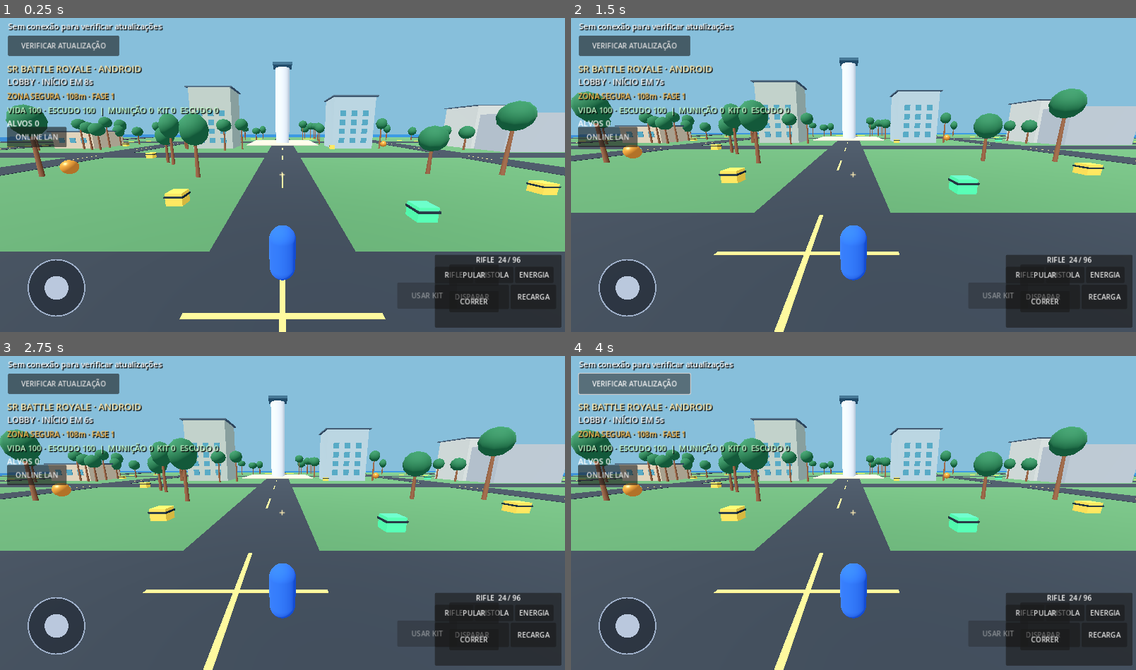
Above: before the commit, frames 1-4 (two rows, left to right).
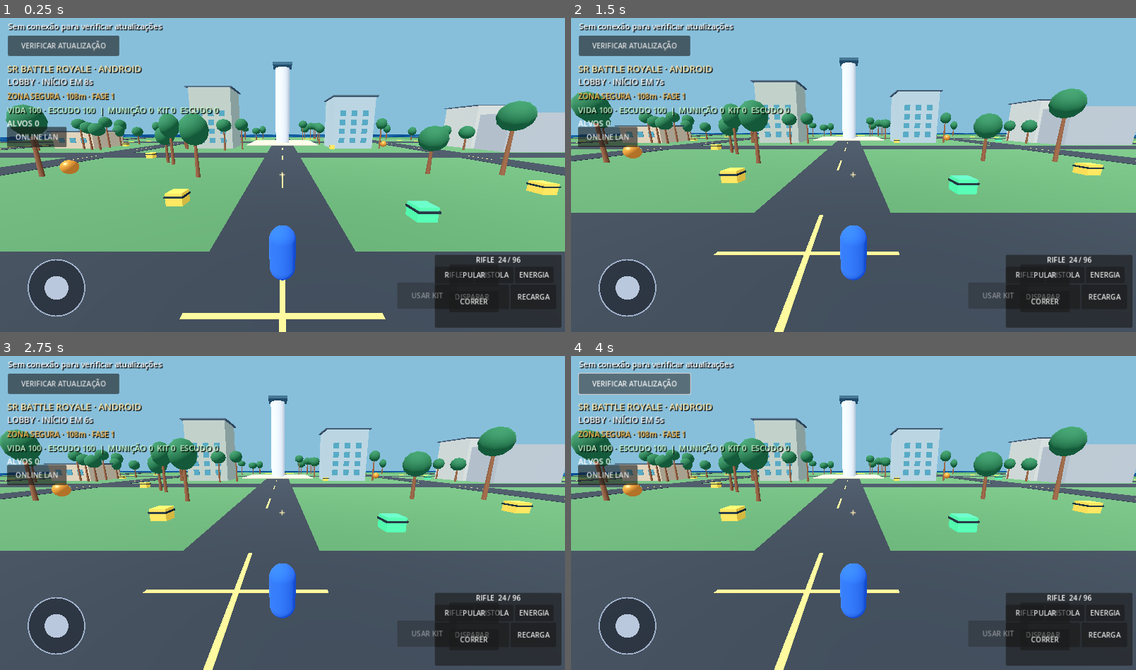
Above: after the commit, the same moments.

Repository: ffuxyxfyxhcocyocg-art/OPEN-WORLD-ANDROID
Game: Godot game, scene res://scenes/main.tscn
Two runs of this game, one before a commit and one after it. Both use one fixed random seed, a clock stepped at 60 frames per second and the inputs below.
Inputs (mouse positions are in pixels of both pictures, inside the frame that each line leads up to):
- Up to frame 1 (0.25 s): no input
- Up to frame 2 (1.5 s): tap Enter (ui_accept) at 0.5 s; drag from (627, 288) to (910, 102) at 0.52 s; drag from (740, 187) to (825, 237) at 1.27 s
- Up to frame 3 (2.75 s): click "PULAR" at 2 s
- Up to frame 4 (4 s): click "CORRER" at 2.75 s; click "VERIFICAR ATUALIZAÇÃO" at 3.5 s

The runs differ from the first frame. In frame 1, 0.3% of the frame differs, in the area x 0-75%, y 37-41%; in frame 2, 0.2%; in frame 3, 0.2%; in frame 4, 0.2%.

Commit message:
Add original procedural grass, sand and animated sea materials to native 3D Battle Royale map

Diff:
--- a/godot/scripts/arena_world.gd
+++ b/godot/scripts/arena_world.gd
@@ -20,6 +20,9 @@
 	_make_box(Vector3(0, -0.55, 0), Vector3(257, 1.1, 257), Color(0.26, 0.46, 0.28), true, "GrassGround")
 	# Start apron is kept clear for the opening parachute sequence.
 	_make_box(Vector3(0, 0.018, 0), Vector3(18, 0.04, 18), Color(0.35, 0.53, 0.35), false, "ArrivalField")
+	_apply_procedural_surface("Ocean", Color(0.07, 0.34, 0.57), true)
+	_apply_procedural_surface("GrassGround", Color(0.25, 0.48, 0.25), false)
+	_apply_procedural_surface("SandyCoast", Color(0.82, 0.72, 0.51), false)
 
 func _create_districts() -> void:
 	var road_color := Color(0.14, 0.17, 0.20)
@@ -155,6 +158,52 @@
 		node.add_child(collision)
 	add_child(node)
 
+# Compact animated water and procedural color variation authored for Godot.
+# No borrowed CoD4 textures or other proprietary files.
+func _apply_procedural_surface(node_name: String, color: Color, is_water: bool) -> void:
+	var scene_node := get_node_or_null(node_name)
+	if scene_node == null or scene_node.get_child_count() == 0:
+		return
+	var surface := scene_node.get_child(0) as MeshInstance3D
+	if surface == null:
+		return
+	var shader := Shader.new()
+	if is_water:
+		shader.code = """
+shader_type spatial;
+render_mode unshaded;
+varying vec3 world_pos;
+void vertex() {
+	world_pos = (MODEL_MATRIX * vec4(VERTEX, 1.0)).xyz;
+}
+void fragment() {
+	float ripple = sin(world_pos.x * 0.22 + TIME * 0.8) * sin(world_pos.z * 0.27 + TIME * 0.65);
+	float glint = smoothstep(0.69, 0.98, ripple);
+	ALBEDO = mix(vec3(0.04, 0.21, 0.42), vec3(0.15, 0.45, 0.65), ripple * 0.27 + 0.31) + vec3(0.1) * glint;
+	ROUGHNESS = 0.46;
+}
+"""
+	else:
+		shader.code = """
+shader_type spatial;
+uniform vec4 tint : source_color = vec4(0.5, 0.6, 0.4, 1.0);
+varying vec3 world_pos;
+void vertex() {
+	world_pos = (MODEL_MATRIX * vec4(VERTEX, 1.0)).xyz;
+}
+void fragment() {
+	vec2 cell = floor(world_pos.xz * 1.8);
+	float speckle = fract(sin(dot(cell, vec2(12.9898, 78.233))) * 43758.5453);
+	ALBEDO = tint.rgb * (0.91 + 0.18 * speckle);
+	ROUGHNESS = 0.93;
+}
+"""
+	var material := ShaderMaterial.new()
+	material.shader = shader
+	if not is_water:
+		material.set_shader_parameter("tint", color)
+	surface.material_override = material
+
 func _material(color: Color) -> StandardMaterial3D:
 	var material := StandardMaterial3D.new()
 	material.albedo_color = color
